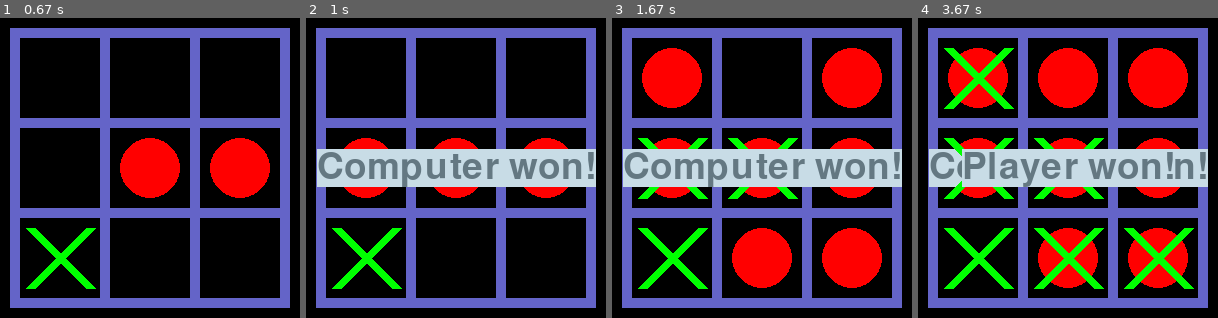
Above: before the commit, frames 1-4 (left to right).
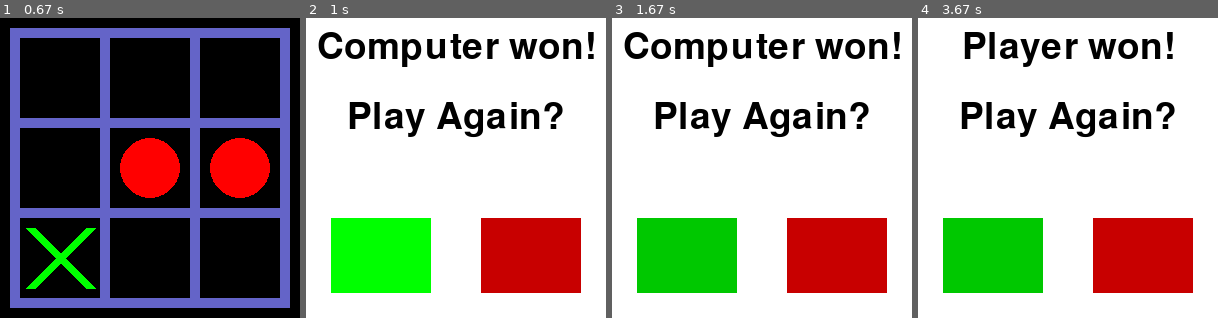
Above: after the commit, the same moments.

Repository: RITESHMOHAPATRA/TIC-TAC-TOE
Game: pygame game, started from Python/pygame1.py
Two runs of this game, one before a commit and one after it. Both use one fixed random seed, a clock stepped at 60 frames per second and the inputs below. The source is Python 2; it was converted automatically to run under Python 3.
Inputs (mouse positions are in pixels of both pictures, inside the frame that each line leads up to):
- Up to frame 1 (0.67 s): press the mouse at (75, 255) at 0.37 s; move the mouse to (66, 246) at 0.47 s; release the mouse at (57, 237) at 0.6 s
- Up to frame 2 (1 s): tap 1 at 0.67 s
- Up to frame 3 (1.67 s): press the mouse at (687, 255) at 1.03 s; move the mouse to (744, 207) at 1.13 s; release the mouse at (798, 159) at 1.27 s; tap 4 at 1.33 s
- Up to frame 4 (3.67 s): press the mouse at (993, 255) at 1.7 s; move the mouse to (975, 207) at 1.8 s; release the mouse at (957, 159) at 1.93 s; tap 5 at 2 s; press the mouse at (993, 255) at 2.37 s; move the mouse to (1044, 249) at 2.47 s; release the mouse at (1092, 243) at 2.6 s; tap 3 at 2.67 s; press the mouse at (993, 255) at 3.03 s; move the mouse to (978, 165) at 3.13 s; release the mouse at (963, 78) at 3.27 s; tap 1 at 3.33 s

Frame 1 is identical in both runs. In frame 2, 95% of the frame differs, in the area x 0-100%, y 0-100%; in frame 3, 97%; in frame 4, 98%.

Commit message:
Removal of Bugs and addition of end menu with 'play again' option.

Diff:
--- a/Python/pygame1.py
+++ b/Python/pygame1.py
@@ -23,6 +23,29 @@
   		pygame.display.update()
   		if(click[0] == 1 and 125>mouse[0]>25 and 275>mouse[1]>200):
   			comp_play()
+  			intro = False
+  		if(click[0] == 1 and 275>mouse[0]>175 and 275>mouse[1]>200):
+  			pygame.quit()
+  			quit()
+
+def game_end(value):
+
+	end = True
+
+	while end:
+		mouse = pygame.mouse.get_pos()
+  		click = pygame.mouse.get_pressed()
+
+  		for event in pygame.event.get():
+  			if event.type == pygame.QUIT:
+  				pygame.quit()
+  				quit()
+  		board.last_menu(value,mouse[0],mouse[1])
+  		pygame.display.flip()
+  		pygame.display.update()
+  		if(click[0] == 1 and 125>mouse[0]>25 and 275>mouse[1]>200):
+  			comp_play()
+  			end = False
   		if(click[0] == 1 and 275>mouse[0]>175 and 275>mouse[1]>200):
   			pygame.quit()
   			quit()
@@ -32,6 +55,7 @@
 def comp_play():
 	done = False
 	board.initialize()
+	value = 'ongoing'
 	while not done:
 	        for event in pygame.event.get():
 	            mouse = pygame.mouse.get_pos()
@@ -39,42 +63,54 @@
 	            if event.type == pygame.QUIT or event.type == pygame.KEYUP and event.key == pygame.K_ESCAPE:
 	                done = True
 	            if event.type == pygame.KEYUP and event.key == pygame.K_KP1 or event.type == pygame.KEYUP and event.key == pygame.K_1:
-	                board.nxt_turn(1)
+	                value = board.nxt_turn(1)
 	            if event.type == pygame.KEYUP and event.key == pygame.K_KP2 or event.type == pygame.KEYUP and event.key == pygame.K_2:
-	                board.nxt_turn(2)
+	                value = board.nxt_turn(2)
 	            if event.type == pygame.KEYUP and event.key == pygame.K_KP3 or event.type == pygame.KEYUP and event.key == pygame.K_3:
-	                board.nxt_turn(3)
+	                value = board.nxt_turn(3)
 	            if event.type == pygame.KEYUP and event.key == pygame.K_KP4 or event.type == pygame.KEYUP and event.key == pygame.K_4:
-	                board.nxt_turn(4)
+	                value = board.nxt_turn(4)
 	            if event.type == pygame.KEYUP and event.key == pygame.K_KP5 or event.type == pygame.KEYUP and event.key == pygame.K_5:
-	                board.nxt_turn(5)
+	                value = board.nxt_turn(5)
 	            if event.type == pygame.KEYUP and event.key == pygame.K_KP6 or event.type == pygame.KEYUP and event.key == pygame.K_6:
-	                board.nxt_turn(6)
+	                value = board.nxt_turn(6)
 	            if event.type == pygame.KEYUP and event.key == pygame.K_KP7 or event.type == pygame.KEYUP and event.key == pygame.K_7:
-	                board.nxt_turn(7)
+	                value = board.nxt_turn(7)
 	            if event.type == pygame.KEYUP and event.key == pygame.K_KP8 or event.type == pygame.KEYUP and event.key == pygame.K_8:
-	                board.nxt_turn(8)
+	                value = board.nxt_turn(8)
 	            if event.type == pygame.KEYUP and event.key == pygame.K_KP9 or event.type == pygame.KEYUP and event.key == pygame.K_9:
-	                board.nxt_turn(9)
+	                value = board.nxt_turn(9)
 	            if 100>mouse[0]>20 and 280>mouse[1]>200 and click[0] == 1:
-	                board.nxt_turn(1)
+	                value = board.nxt_turn(1)
 	            if 190>mouse[0]>110 and 280>mouse[1]>200 and click[0] == 1:
-	                board.nxt_turn(2)
+	                value = board.nxt_turn(2)
 	            if 280>mouse[0]>200 and 280>mouse[1]>200 and click[0] == 1:
-	                board.nxt_turn(3)
+	                value = board.nxt_turn(3)
 	            if 100>mouse[0]>20 and 190>mouse[1]>110 and click[0] == 1:
-	                board.nxt_turn(4)
+	                value = board.nxt_turn(4)
 	            if 190>mouse[0]>110 and 190>mouse[1]>110 and click[0] == 1:
-	                board.nxt_turn(5)
+	                value = board.nxt_turn(5)
 	            if 280>mouse[0]>200 and 190>mouse[1]>110 and click[0] == 1:
-	                board.nxt_turn(6)
+	                value = board.nxt_turn(6)
 	            if 100>mouse[0]>20 and 100>mouse[1]>20 and click[0] == 1:
-	                board.nxt_turn(7)
+	                value = board.nxt_turn(7)
 	            if 190>mouse[0]>110 and 100>mouse[1]>20 and click[0] == 1:
-	                board.nxt_turn(8)
+	                value = board.nxt_turn(8)
 	            if 280>mouse[0]>200 and 100>mouse[1]>20 and click[0] == 1:
-	                board.nxt_turn(9)
+	                value = board.nxt_turn(9)
+	            # pygame.display.flip()
+		pygame.display.flip()
+		if value != 'ongoing':
+			done = True
+	if value == 'Player':
+		game_end('Player')
+	if value == 'Computer':
+		game_end('Computer')
+	if value == 0:
+		game_end(0)
 
-	        pygame.display.flip()
+
 
 game_intro()
+pygame.display.flip()
+pygame.display.update()
--- a/Python/tictactoe.py
+++ b/Python/tictactoe.py
@@ -4,7 +4,6 @@
 
 class Board(object):
     def __init__(self):
-        self.theBoard = ['-']*10
         self.screen = pygame.display.set_mode((300, 300))
         self.color = (100, 100, 200)
         self.black = (0,0,0)
@@ -128,6 +127,7 @@
 
     def initialize(self):
         self.screen.fill(self.black)
+        self.theBoard = ['-']*10
         pygame.draw.rect(self.screen, self.color, pygame.Rect(10, 10, 100, 10))
         pygame.draw.rect(self.screen, self.color, pygame.Rect(10, 10, 10, 100))
         pygame.draw.rect(self.screen, self.color, pygame.Rect(100, 10, 10, 100))
@@ -168,20 +168,22 @@
     def nxt_turn(self,position):
         self.makeMove(0,'X',position)
         if self.isWinner(self.getBoardCopy(),'X'):
-            self.display_game_over('Player')
-            return
+            # self.display_game_over('Player')
+            return 'Player'
         else:
             if self.isBoardFull(self.getBoardCopy()):
-                self.display_game_over(0)
-                return
+                # self.display_game_over(0)
+                return 0
         self.makeMove(0,'O',self.getComputerMove(self.getBoardCopy()))
         if self.isWinner(self.getBoardCopy(),'O'):
-            self.display_game_over('Computer')
-            return
+            # self.display_game_over('Computer')
+            return 'Computer'
         else:
             if self.isBoardFull(self.getBoardCopy()):
-                self.display_game_over(0)
-                return
+                # self.display_game_over(0)
+                return 0
+
+        return 'ongoing'
 
     def display_game_over(self, winner):
         surface_size = self.screen.get_height()
@@ -213,3 +215,30 @@
             pygame.draw.rect(self.screen, self.red,(175,200,100,75))
         # pygame.display.update()
         # clock.tick(15)
+
+    def last_menu(self,player,x,y):
+        self.screen.fill(self.white)
+        surface_size = self.screen.get_height()
+        font = pygame.font.Font('freesansbold.ttf', surface_size/8)
+        if player:
+            text = '%s won!' % player
+        else:
+            text = 'Draw!'
+        text = font.render(text, True,self.black, self.white)
+        rect = text.get_rect()
+        rect.center = (surface_size / 2, 30)
+        self.screen.blit(text, rect)
+
+        text2 = font.render("Play Again?", True,self.black,self.white)
+        rect2 = text2.get_rect()
+        rect2.center = (surface_size/2,100)
+        self.screen.blit(text2,rect2)
+
+        if 125 > x > 25 and 275 > y > 200:
+            pygame.draw.rect(self.screen, self.bright_green,(25,200,100,75))
+        else:
+            pygame.draw.rect(self.screen, self.green,(25,200,100,75))
+        if 275 > x > 175 and 275 > y > 200:
+            pygame.draw.rect(self.screen, self.bright_red,(175,200,100,75))
+        else:
+            pygame.draw.rect(self.screen, self.red,(175,200,100,75))
